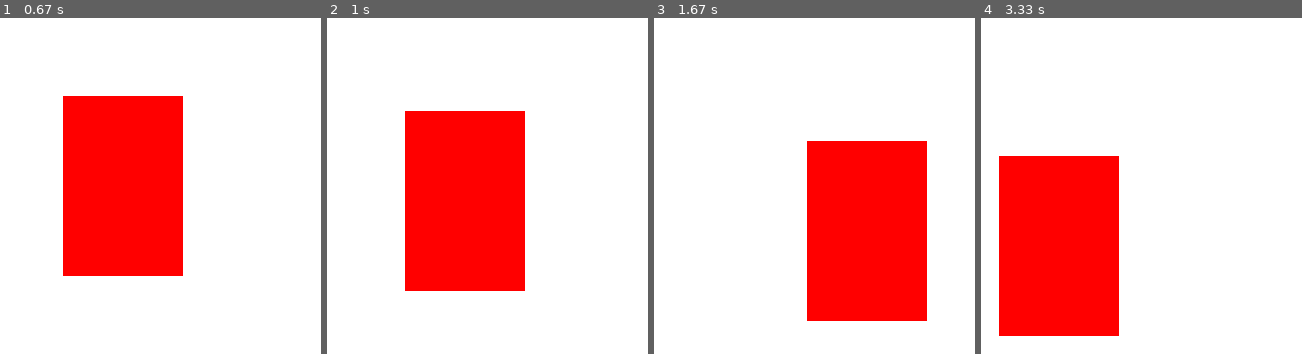
Above: before the commit, frames 1-4 (left to right).
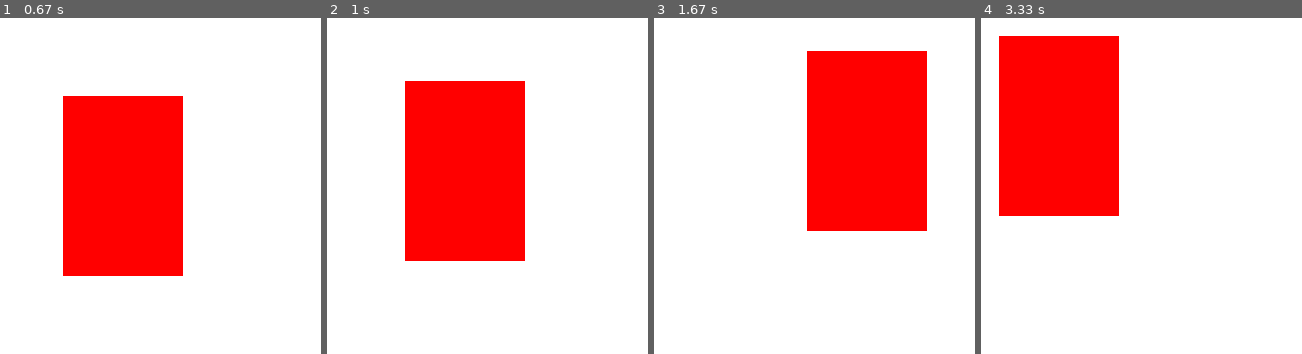
Above: after the commit, the same moments.

Repository: odfsoft/redi-school-level3
Game: pygame game, started from pygame-class/part1-movement.py
Same seed, same stepped clock (60 frames per second), same inputs: the game is played once before the commit and once after it.
Inputs:
- Up to frame 1 (0.67 s): hold Right from 0.33 s (still down)
- Up to frame 2 (1 s): release Right at 0.8 s; hold Up from 0.83 s (still down)
- Up to frame 3 (1.67 s): release Up at 1.13 s; hold Right 1.17-1.63 s
- Up to frame 4 (3.33 s): hold Left 1.67-2.2 s; hold Down 2.23-2.53 s; hold Left 2.57-2.97 s; hold Up from 3 s (still down)

Frame 1 is identical in both runs. In frame 2, 6.7% of the frame differs, in the area x 24-62%, y 18-82%; in frame 3, 20%; in frame 4, 27%, in the area x 5-43%, y 5-95%.

Commit message:
first commit

Diff:
--- /dev/null
+++ b/pygame-class/part0-introduction.py
@@ -0,0 +1,16 @@
+import pygame
+
+pygame.init()
+
+screen = pygame.display.set_mode((600, 600))
+pygame.display.set_caption("My first game")
+
+run = True
+
+while run:
+    pygame.time.delay(100)
+    for event in  pygame.event.get():
+        if event.type == pygame.QUIT:
+            run = False
+
+pygame.quit()
--- a/pygame-class/part1-movement.py
+++ b/pygame-class/part1-movement.py
@@ -16,6 +16,7 @@
 pygame.draw.rect(screen, (255, 0, 0), (x, y, width, height))
 pygame.display.update()
 
+
 while run:
     pygame.time.delay(100)
     for event in  pygame.event.get():
@@ -28,9 +29,9 @@
     if keys[pygame.K_LEFT]:
         x -= vel
     if keys[pygame.K_UP]:
+        y -= vel
+    if keys[pygame.K_DOWN]:
         y += vel
-    if keys[pygame.K_DOWN]:
-        y -= vel
 
     screen.fill((255, 255, 255))
     pygame.draw.rect(screen, (255, 0, 0), (x, y, width, height))
